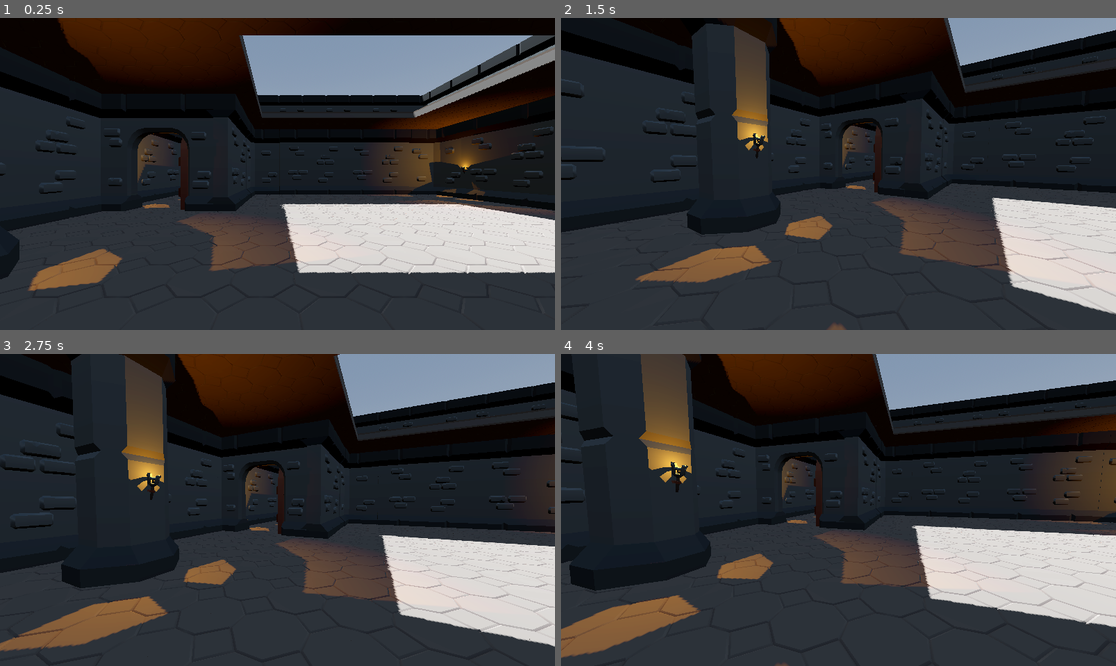
Above: before the commit, frames 1-4 (two rows, left to right).
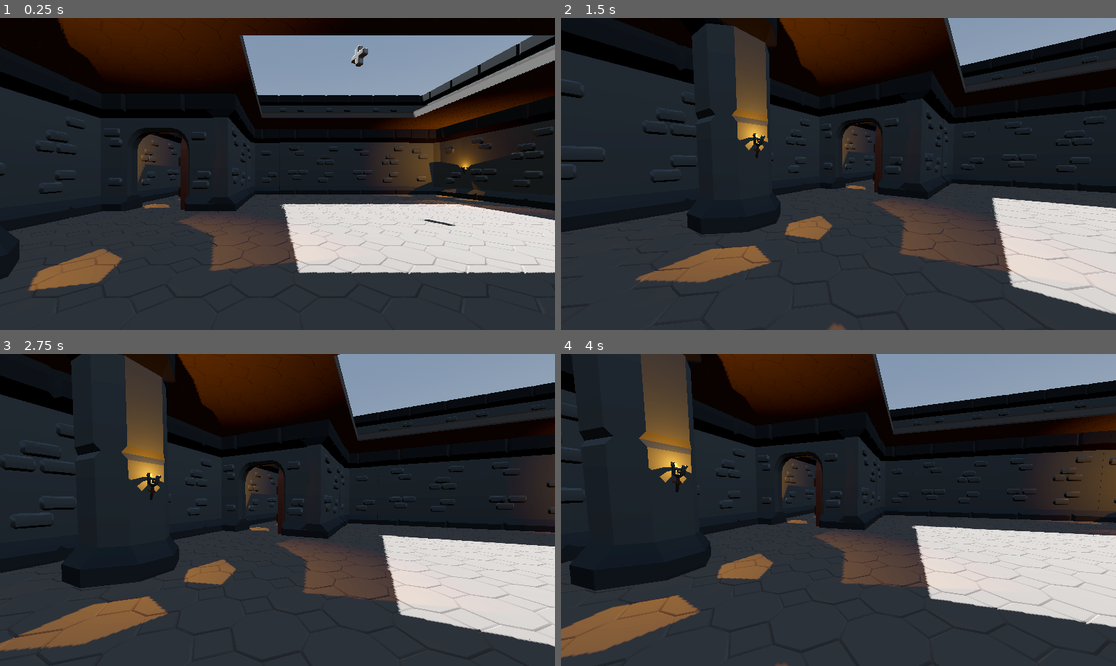
Above: after the commit, the same moments.

Repository: DevinOLacey/LaceyDevin_MageWars
Game: Godot game, scene res://scenes/main.tscn
Same seed, same stepped clock (60 frames per second), same inputs: the game is played once before the commit and once after it.
Inputs (mouse positions are in pixels of both pictures, inside the frame that each line leads up to):
- Up to frame 1 (0.25 s): no input
- Up to frame 2 (1.5 s): tap Enter (ui_accept) at 0.5, 0.77, 1.25 s; move the mouse to (960, 158) at 0.52 s; hold Right (ui_right) 0.53-1.28 s; click (960, 158) at 0.67 s; move the mouse to (810, 174) at 1.27 s; hold Up (ui_up) from 1.28 s (still down)
- Up to frame 3 (2.75 s): keep holding Up (ui_up); tap Enter (ui_accept) at 1.52, 2 s; move the mouse to (288, 503) at 2.02 s
- Up to frame 4 (4 s): keep holding Up (ui_up); tap Enter (ui_accept) at 2.75, 3.02, 3.5, 3.77 s; move the mouse to (832, 516) at 2.77 s; click (832, 516) at 2.92 s; move the mouse to (877, 513) at 3.52 s

The runs differ from the first frame. In frame 1, 0.2% of the frame differs, in the area x 63-83%, y 8-67%; in frame 2, nothing differs; in frame 3, less than 0.1%; in frame 4, less than 0.1%.

Commit message:
LaceyDevin_CustomModel_01

Diff:
--- /dev/null
+++ b/assets/3d_scenes/health_pack.tscn
@@ -0,0 +1,21 @@
+[gd_scene format=3 uid="uid://bor2jjcb0klu"]
+
+[ext_resource type="PackedScene" uid="uid://csc2slbn4oe18" path="res://assets/dungeon_assets/created_models/health_pack.glb" id="1_4g4kb"]
+
+[sub_resource type="BoxShape3D" id="BoxShape3D_0cpab"]
+size = Vector3(2, 6, 2)
+
+[sub_resource type="BoxShape3D" id="BoxShape3D_av78e"]
+size = Vector3(2, 2, 6)
+
+[node name="Health_Pack" type="StaticBody3D" unique_id=1369506755]
+
+[node name="health_pack" parent="." unique_id=1820863546 instance=ExtResource("1_4g4kb")]
+
+[node name="CollisionShape3D" type="CollisionShape3D" parent="." unique_id=1457331784]
+transform = Transform3D(1, 0, 0, 0, 1, 0, 0, 0, 1, 5.9604645e-08, 0, 5.9604645e-08)
+shape = SubResource("BoxShape3D_0cpab")
+
+[node name="CollisionShape3D2" type="CollisionShape3D" parent="." unique_id=1823362538]
+transform = Transform3D(1, 0, 0, 0, 1, 0, 0, 0, 1, -5.9604645e-08, 0, 1.1920929e-07)
+shape = SubResource("BoxShape3D_av78e")
--- a/scenes/main.tscn
+++ b/scenes/main.tscn
@@ -10,6 +10,7 @@
 [ext_resource type="PackedScene" uid="uid://b0luedfunh1eg" path="res://assets/3d_scenes/wall_doorway.tscn" id="6_tefeu"]
 [ext_resource type="PackedScene" uid="uid://du8u2ocl4h6ls" path="res://assets/3d_scenes/wall_corner.tscn" id="9_choun"]
 [ext_resource type="PackedScene" uid="uid://23qr0vqaagrq" path="res://assets/dungeon_assets/building/wall_cracked.glb" id="10_choun"]
+[ext_resource type="PackedScene" uid="uid://csc2slbn4oe18" path="res://assets/dungeon_assets/created_models/health_pack.glb" id="11_ya4ey"]
 
 [sub_resource type="ProceduralSkyMaterial" id="ProceduralSkyMaterial_0xm2m"]
 sky_horizon_color = Color(0.66224277, 0.6717428, 0.6867428, 1)
@@ -25,6 +26,44 @@
 tonemap_mode = 2
 glow_enabled = true
 
+[sub_resource type="Animation" id="Animation_ya4ey"]
+length = 0.001
+tracks/0/type = "value"
+tracks/0/imported = false
+tracks/0/enabled = true
+tracks/0/path = NodePath(".:rotation")
+tracks/0/interp = 1
+tracks/0/loop_wrap = true
+tracks/0/keys = {
+"times": PackedFloat32Array(0),
+"transitions": PackedFloat32Array(1),
+"update": 0,
+"values": [Vector3(0, 6.2831855, 0)]
+}
+
+[sub_resource type="Animation" id="Animation_eb6dy"]
+resource_name = "rotation"
+length = 5.0
+loop_mode = 1
+tracks/0/type = "value"
+tracks/0/imported = false
+tracks/0/enabled = true
+tracks/0/path = NodePath(".:rotation")
+tracks/0/interp = 1
+tracks/0/loop_wrap = true
+tracks/0/keys = {
+"times": PackedFloat32Array(0, 5),
+"transitions": PackedFloat32Array(1, 1),
+"update": 0,
+"values": [Vector3(0, 0, 0), Vector3(0, 6.2831855, 0)]
+}
+
+[sub_resource type="AnimationLibrary" id="AnimationLibrary_trceg"]
+_data = {
+&"RESET": SubResource("Animation_ya4ey"),
+&"rotation": SubResource("Animation_eb6dy")
+}
+
 [node name="Main" type="Node3D" unique_id=716359445]
 
 [node name="WorldEnvironment" type="WorldEnvironment" parent="." unique_id=1109318927]
@@ -1031,6 +1070,7 @@
 transform = Transform3D(1.3113416e-07, 0, -1, 0, 1, 0, 1, 0, 1.3113416e-07, 16.76, 3.8799999, -18.410002)
 
 [node name="First_Floor" type="Node3D" parent="." unique_id=840723737]
+metadata/_edit_lock_ = true
 
 [node name="Floor" type="Node3D" parent="First_Floor" unique_id=2062681386]
 
@@ -1772,101 +1812,109 @@
 [node name="Wall14" parent="First_Floor/Wall" unique_id=167472647 instance=ExtResource("3_o6xl0")]
 transform = Transform3D(2.0384434e-07, 0, -2.7, 0, 2.7, 0, 2.7, 0, 2.0384434e-07, -26.420002, 0.05, -22.619999)
 
-[node name="ramp" type="Node3D" parent="." unique_id=19471450]
-
-[node name="RampFloor" type="Node3D" parent="ramp" unique_id=313692994]
-
-[node name="Floor_Wood" parent="ramp/RampFloor" unique_id=697585385 instance=ExtResource("3_tbgi4")]
+[node name="Ramp" type="Node3D" parent="." unique_id=19471450]
+metadata/_edit_lock_ = true
+
+[node name="RampFloor" type="Node3D" parent="Ramp" unique_id=313692994]
+
+[node name="Floor_Wood" parent="Ramp/RampFloor" unique_id=697585385 instance=ExtResource("3_tbgi4")]
 transform = Transform3D(1.0403, 0, 0, 0, 1, 0, 0, 0, 1, -23.313, 6.92, -23.49)
 
-[node name="Floor_Wood7" parent="ramp/RampFloor" unique_id=1321540659 instance=ExtResource("3_tbgi4")]
+[node name="Floor_Wood7" parent="Ramp/RampFloor" unique_id=1321540659 instance=ExtResource("3_tbgi4")]
 transform = Transform3D(1, 0, 0, 0, 0.9396926, 0.34202012, 0, -0.34202012, 0.9396926, -23.239998, 7.597486, -19.668856)
 
-[node name="Floor_Wood8" parent="ramp/RampFloor" unique_id=1503827850 instance=ExtResource("3_tbgi4")]
+[node name="Floor_Wood8" parent="Ramp/RampFloor" unique_id=1503827850 instance=ExtResource("3_tbgi4")]
 transform = Transform3D(1, 0, 0, 0, 0.9396926, 0.34202012, 0, -0.34202012, 0.9396926, -23.239998, 8.965568, -15.910084)
 
-[node name="Floor_Wood9" parent="ramp/RampFloor" unique_id=706194261 instance=ExtResource("3_tbgi4")]
+[node name="Floor_Wood9" parent="Ramp/RampFloor" unique_id=706194261 instance=ExtResource("3_tbgi4")]
 transform = Transform3D(1, 0, 0, 0, 0.9396926, 0.34202012, 0, -0.34202012, 0.9396926, -23.239998, 10.333649, -12.151315)
 
-[node name="Floor_Wood10" parent="ramp/RampFloor" unique_id=806808384 instance=ExtResource("3_tbgi4")]
+[node name="Floor_Wood10" parent="Ramp/RampFloor" unique_id=806808384 instance=ExtResource("3_tbgi4")]
 transform = Transform3D(0.37450004, 0, 0, 0, 0.35191494, 0.12808655, 0, -0.12808655, 0.35191494, -24.061499, 11.336312, -9.601189)
 
-[node name="Floor_Wood11" parent="ramp/RampFloor" unique_id=1923905410 instance=ExtResource("3_tbgi4")]
+[node name="Floor_Wood11" parent="Ramp/RampFloor" unique_id=1923905410 instance=ExtResource("3_tbgi4")]
 transform = Transform3D(0.37450004, 0, 0, 0, 0.35191494, 0.12808655, 0, -0.12808655, 0.35191494, -22.574734, 11.336312, -9.601189)
 
-[node name="Floor_Wood12" parent="ramp/RampFloor" unique_id=507827900 instance=ExtResource("3_tbgi4")]
+[node name="Floor_Wood12" parent="Ramp/RampFloor" unique_id=507827900 instance=ExtResource("3_tbgi4")]
 transform = Transform3D(0.37450004, 0, 0, 0, 0.35191494, 0.12808655, 0, -0.12808655, 0.35191494, -22.020473, 11.336312, -9.601189)
 
-[node name="Floor_Wood2" parent="ramp/RampFloor" unique_id=1884917607 instance=ExtResource("3_tbgi4")]
+[node name="Floor_Wood2" parent="Ramp/RampFloor" unique_id=1884917607 instance=ExtResource("3_tbgi4")]
 transform = Transform3D(0.9396926, 0.34202012, 0, -0.34202012, 0.9396926, 0, 0, 0, 1, -4.3314085, 0.7626511, -23.479137)
 
-[node name="Floor_Wood3" parent="ramp/RampFloor" unique_id=792967526 instance=ExtResource("3_tbgi4")]
+[node name="Floor_Wood3" parent="Ramp/RampFloor" unique_id=792967526 instance=ExtResource("3_tbgi4")]
 transform = Transform3D(0.9396926, 0.34202012, 0, -0.34202012, 0.9396926, 0, 0, 0, 1, -8.090179, 2.1307316, -23.479137)
 
-[node name="Floor_Wood4" parent="ramp/RampFloor" unique_id=515997252 instance=ExtResource("3_tbgi4")]
+[node name="Floor_Wood4" parent="Ramp/RampFloor" unique_id=515997252 instance=ExtResource("3_tbgi4")]
 transform = Transform3D(0.9396926, 0.34202012, 0, -0.34202012, 0.9396926, 0, 0, 0, 1, -11.839553, 3.4953918, -23.479137)
 
-[node name="Floor_Wood5" parent="ramp/RampFloor" unique_id=1768922327 instance=ExtResource("3_tbgi4")]
+[node name="Floor_Wood5" parent="Ramp/RampFloor" unique_id=1768922327 instance=ExtResource("3_tbgi4")]
 transform = Transform3D(0.9396926, 0.34202012, 0, -0.34202012, 0.9396926, 0, 0, 0, 1, -15.60772, 4.866893, -23.479137)
 
-[node name="Floor_Wood6" parent="ramp/RampFloor" unique_id=288896744 instance=ExtResource("3_tbgi4")]
+[node name="Floor_Wood6" parent="Ramp/RampFloor" unique_id=288896744 instance=ExtResource("3_tbgi4")]
 transform = Transform3D(0.9396926, 0.34202012, 0, -0.34202012, 0.9396926, 0, 0, 0, 1, -19.357094, 6.231553, -23.479137)
 
-[node name="RampWall" type="Node3D" parent="ramp" unique_id=721012595]
-
-[node name="Floor_Stone" parent="ramp/RampWall" unique_id=11507337 instance=ExtResource("4_jyhfs")]
+[node name="RampWall" type="Node3D" parent="Ramp" unique_id=721012595]
+
+[node name="Floor_Stone" parent="Ramp/RampWall" unique_id=11507337 instance=ExtResource("4_jyhfs")]
 transform = Transform3D(0.9396926, 0, -0.3420201, -0.34202012, -1.4901161e-08, -0.93969256, -5.0964974e-09, 0.99999994, -1.4002511e-08, -4.9782047, -1.0449046, -21.5)
 
-[node name="Floor_Stone2" parent="ramp/RampWall" unique_id=1128141336 instance=ExtResource("4_jyhfs")]
+[node name="Floor_Stone2" parent="Ramp/RampWall" unique_id=1128141336 instance=ExtResource("4_jyhfs")]
 transform = Transform3D(0.9396926, 0, -0.3420201, -0.34202012, -1.4901161e-08, -0.93969256, -5.0964974e-09, 0.99999994, -1.4002511e-08, -8.736975, 0.3231759, -21.5)
 
-[node name="Floor_Stone3" parent="ramp/RampWall" unique_id=1830126646 instance=ExtResource("4_jyhfs")]
+[node name="Floor_Stone3" parent="Ramp/RampWall" unique_id=1830126646 instance=ExtResource("4_jyhfs")]
 transform = Transform3D(0.9396926, 0, -0.3420201, -0.34202012, -1.4901161e-08, -0.93969256, -5.0964974e-09, 0.99999994, -1.4002511e-08, -12.495745, 1.6912564, -21.5)
 
-[node name="Floor_Stone4" parent="ramp/RampWall" unique_id=777108111 instance=ExtResource("4_jyhfs")]
+[node name="Floor_Stone4" parent="Ramp/RampWall" unique_id=777108111 instance=ExtResource("4_jyhfs")]
 transform = Transform3D(0.9396926, 0, -0.3420201, -0.34202012, -1.4901161e-08, -0.93969256, -5.0964974e-09, 0.99999994, -1.4002511e-08, -16.254515, 3.059337, -21.5)
 
-[node name="Floor_Stone5" parent="ramp/RampWall" unique_id=1648058635 instance=ExtResource("4_jyhfs")]
+[node name="Floor_Stone5" parent="Ramp/RampWall" unique_id=1648058635 instance=ExtResource("4_jyhfs")]
 transform = Transform3D(0.9396926, 0, -0.3420201, -0.34202012, -1.4901161e-08, -0.93969256, -5.0964974e-09, 0.99999994, -1.4002511e-08, -20.013285, 4.4274173, -21.5)
 
-[node name="Floor_Stone6" parent="ramp/RampWall" unique_id=478093928 instance=ExtResource("4_jyhfs")]
+[node name="Floor_Stone6" parent="Ramp/RampWall" unique_id=478093928 instance=ExtResource("4_jyhfs")]
 transform = Transform3D(0.9396926, 0, -0.3420201, -0.34202012, -1.4901161e-08, -0.93969256, -5.0964974e-09, 0.99999994, -1.4002511e-08, -21.381365, 0.66864705, -21.5)
 
-[node name="Floor_Stone7" parent="ramp/RampWall" unique_id=743492348 instance=ExtResource("4_jyhfs")]
+[node name="Floor_Stone7" parent="Ramp/RampWall" unique_id=743492348 instance=ExtResource("4_jyhfs")]
 transform = Transform3D(0.9396926, 0, -0.3420201, -0.34202012, -1.4901161e-08, -0.93969256, -5.0964974e-09, 0.99999994, -1.4002511e-08, -17.622595, -0.69943345, -21.5)
 
-[node name="Floor_Stone8" parent="ramp/RampWall" unique_id=1638479833 instance=ExtResource("4_jyhfs")]
+[node name="Floor_Stone8" parent="Ramp/RampWall" unique_id=1638479833 instance=ExtResource("4_jyhfs")]
 transform = Transform3D(0.9396926, 0, -0.3420201, -0.34202012, -1.4901161e-08, -0.93969256, -5.0964974e-09, 0.99999994, -1.4002511e-08, -13.863825, -2.067514, -21.5)
 
-[node name="Floor_Stone9" parent="." unique_id=1903093236 instance=ExtResource("4_jyhfs")]
+[node name="Floor_Stone9" parent="Ramp/RampWall" unique_id=1903093236 instance=ExtResource("4_jyhfs")]
 transform = Transform3D(5.9604645e-08, 0.9999998, -2.9802322e-08, -0.34202012, -1.49011585e-08, -0.9396925, -0.9396925, 1.4901161e-08, 0.34202006, -21.213284, 4.9228287, -21.39315)
 
-[node name="Floor_Stone10" parent="." unique_id=1339747426 instance=ExtResource("4_jyhfs")]
+[node name="Floor_Stone10" parent="Ramp/RampWall" unique_id=1339747426 instance=ExtResource("4_jyhfs")]
 transform = Transform3D(5.9604645e-08, 0.9999998, -2.9802322e-08, -0.34202012, -1.49011585e-08, -0.9396925, -0.9396925, 1.4901161e-08, 0.34202006, -21.213284, 6.29091, -17.63438)
 
-[node name="Floor_Stone11" parent="." unique_id=352846506 instance=ExtResource("4_jyhfs")]
+[node name="Floor_Stone11" parent="Ramp/RampWall" unique_id=352846506 instance=ExtResource("4_jyhfs")]
 transform = Transform3D(5.9604645e-08, 0.9999998, -2.9802322e-08, -0.34202012, -1.49011585e-08, -0.9396925, -0.9396925, 1.4901161e-08, 0.34202006, -21.213284, 7.65899, -13.87561)
 
-[node name="Floor_Stone12" parent="." unique_id=1132523421 instance=ExtResource("4_jyhfs")]
+[node name="Floor_Stone12" parent="Ramp/RampWall" unique_id=1132523421 instance=ExtResource("4_jyhfs")]
 transform = Transform3D(5.9604645e-08, 0.9999998, -2.9802322e-08, -0.34202012, -1.49011585e-08, -0.9396925, -0.9396925, 1.4901161e-08, 0.34202006, -21.213284, 9.02707, -10.11684)
 
-[node name="Floor_Stone13" parent="." unique_id=207386271 instance=ExtResource("4_jyhfs")]
+[node name="Floor_Stone13" parent="Ramp/RampWall" unique_id=207386271 instance=ExtResource("4_jyhfs")]
 transform = Transform3D(5.9604645e-08, 0.9999998, -2.9802322e-08, -0.34202012, -1.49011585e-08, -0.9396925, -0.9396925, 1.4901161e-08, 0.34202006, -21.213284, 5.2683, -8.74876)
 
-[node name="Floor_Stone19" parent="." unique_id=1323828131 instance=ExtResource("4_jyhfs")]
+[node name="Floor_Stone19" parent="Ramp/RampWall" unique_id=1323828131 instance=ExtResource("4_jyhfs")]
 transform = Transform3D(5.9604645e-08, 0.9999998, -2.9802322e-08, -0.34202012, -1.49011585e-08, -0.9396925, -0.9396925, 1.4901161e-08, 0.34202006, -21.213284, 1.5095298, -7.3806796)
 
-[node name="Floor_Stone20" parent="." unique_id=1851181357 instance=ExtResource("4_jyhfs")]
+[node name="Floor_Stone20" parent="Ramp/RampWall" unique_id=1851181357 instance=ExtResource("4_jyhfs")]
 transform = Transform3D(5.9604645e-08, 0.9999998, -2.9802322e-08, -0.34202012, -1.49011585e-08, -0.9396925, -0.9396925, 1.4901161e-08, 0.34202006, -21.213284, 0.14144933, -11.13945)
 
-[node name="Floor_Stone21" parent="." unique_id=1982251033 instance=ExtResource("4_jyhfs")]
+[node name="Floor_Stone21" parent="Ramp/RampWall" unique_id=1982251033 instance=ExtResource("4_jyhfs")]
 transform = Transform3D(5.9604645e-08, 0.9999998, -2.9802322e-08, -0.34202012, -1.49011585e-08, -0.9396925, -0.9396925, 1.4901161e-08, 0.34202006, -21.213284, -1.2266312, -14.89822)
 
-[node name="Floor_Stone14" parent="." unique_id=734175247 instance=ExtResource("4_jyhfs")]
+[node name="Floor_Stone14" parent="Ramp/RampWall" unique_id=734175247 instance=ExtResource("4_jyhfs")]
 transform = Transform3D(5.9604645e-08, 0.9999998, -2.9802322e-08, -0.34202012, -1.49011585e-08, -0.9396925, -0.9396925, 1.4901161e-08, 0.34202006, -21.213284, 3.9002192, -12.50753)
 
-[node name="Floor_Stone15" parent="." unique_id=1990912417 instance=ExtResource("4_jyhfs")]
+[node name="Floor_Stone15" parent="Ramp/RampWall" unique_id=1990912417 instance=ExtResource("4_jyhfs")]
 transform = Transform3D(5.9604645e-08, 0.9999998, -2.9802322e-08, -0.34202012, -1.49011585e-08, -0.9396925, -0.9396925, 1.4901161e-08, 0.34202006, -21.213284, 2.5321386, -16.2663)
 
-[node name="Floor_Stone16" parent="." unique_id=1596384618 instance=ExtResource("4_jyhfs")]
+[node name="Floor_Stone16" parent="Ramp/RampWall" unique_id=1596384618 instance=ExtResource("4_jyhfs")]
 transform = Transform3D(5.9604645e-08, 0.9999998, -2.9802322e-08, -0.34202012, -1.49011585e-08, -0.9396925, -0.9396925, 1.4901161e-08, 0.34202006, -21.213284, 1.164058, -20.02507)
+
+[node name="health_pack" parent="." unique_id=1820863546 instance=ExtResource("11_ya4ey")]
+transform = Transform3D(0.30000004, 0, 5.245367e-08, 0, 0.3, 0, -5.245367e-08, 0, 0.30000004, 0.73685265, 14.625544, -4.340749)
+
+[node name="AnimationPlayer" type="AnimationPlayer" parent="health_pack" unique_id=1721101154]
+libraries/ = SubResource("AnimationLibrary_trceg")
+autoplay = &"rotation"
Binary file added: assets/dungeon_assets/created_models/health_pack.glb
Not shown, added: assets/dungeon_assets/created_models/health_pack.glb.import
